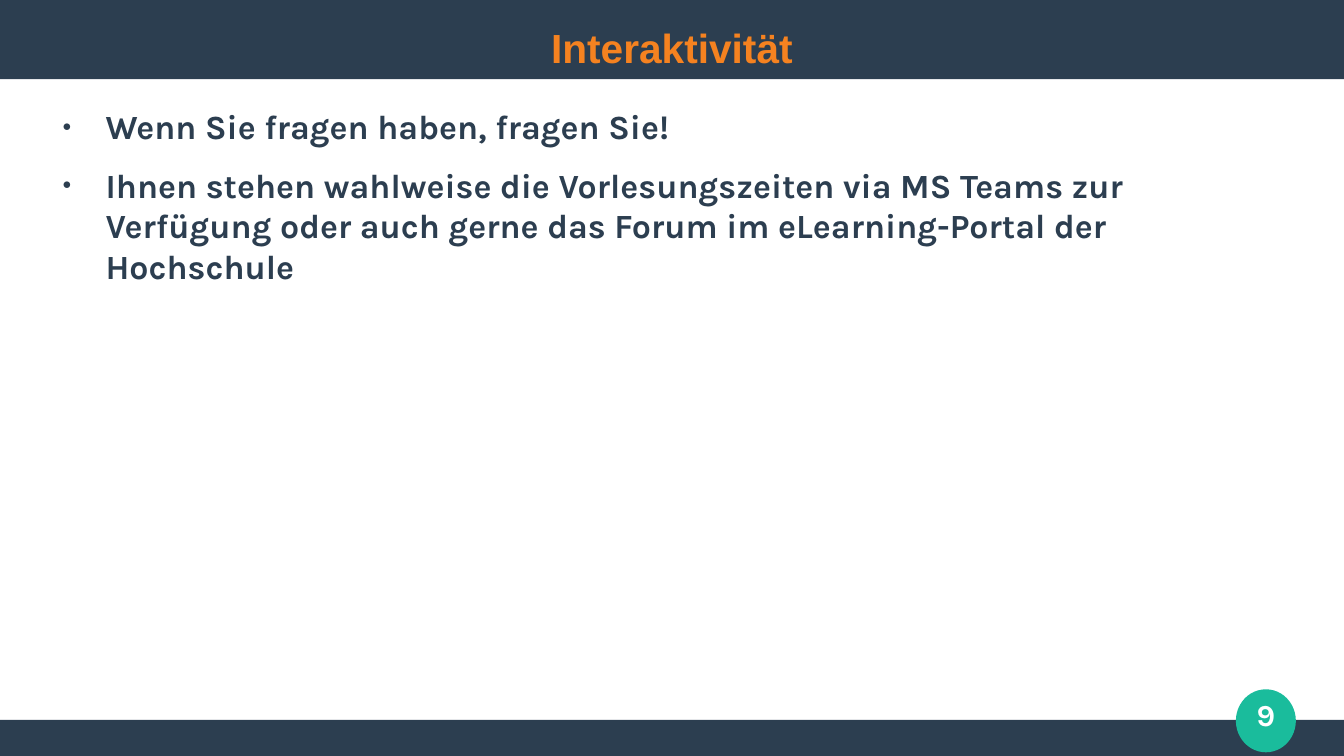
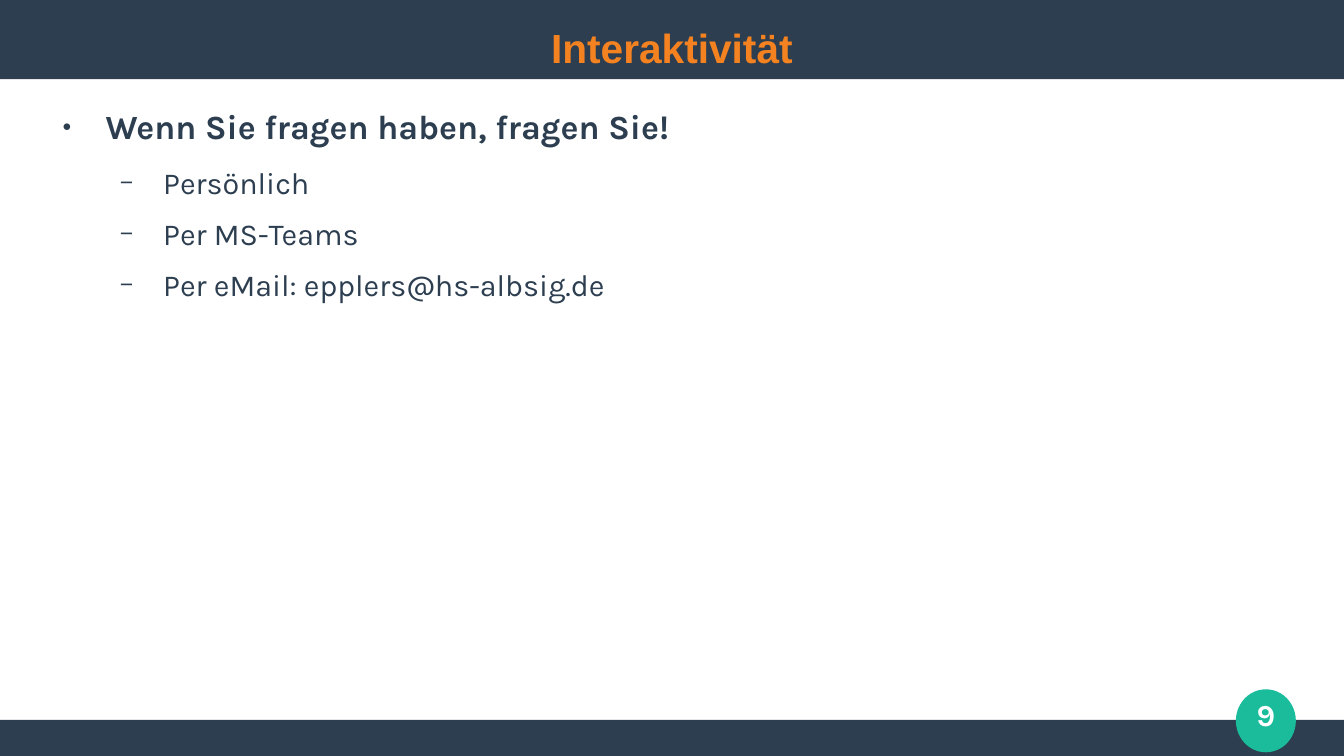
Before and after one commit to ghandmann/HS-AlbSig-WebAnwendungen2, a slide deck: slide 9 of Kapitel/00_Begruessung.odp. Drawn at 1344x756 pixels with LibreOffice and Linux fonts; fonts in the diff are those of the drawing. Boxes give left, top, right and bottom in pixels: in the first picture for what was removed or moved away, otherwise in the second. Text is boxed around its words. In the diff, an @@ line names an element or a change of style, - is before the commit and + after.

```diff
--- a/Kapitel/00_Begruessung.odp
+++ b/Kapitel/00_Begruessung.odp
@@ text at [163,173,605,304]: text changed; size 20 to 18 pt; bold off @@
-● Ihnen stehen wahlweise die Vorlesungszeiten via MS Teams zur Verfügung oder auch gerne das Forum im eLearning-Portal der Hochschule
+  − Persönlich
+  − Per MS-Teams
+  − Per eMail: epplers@hs-albsig.de
```
Also in this commit, not shown: 2 other slides changed.
